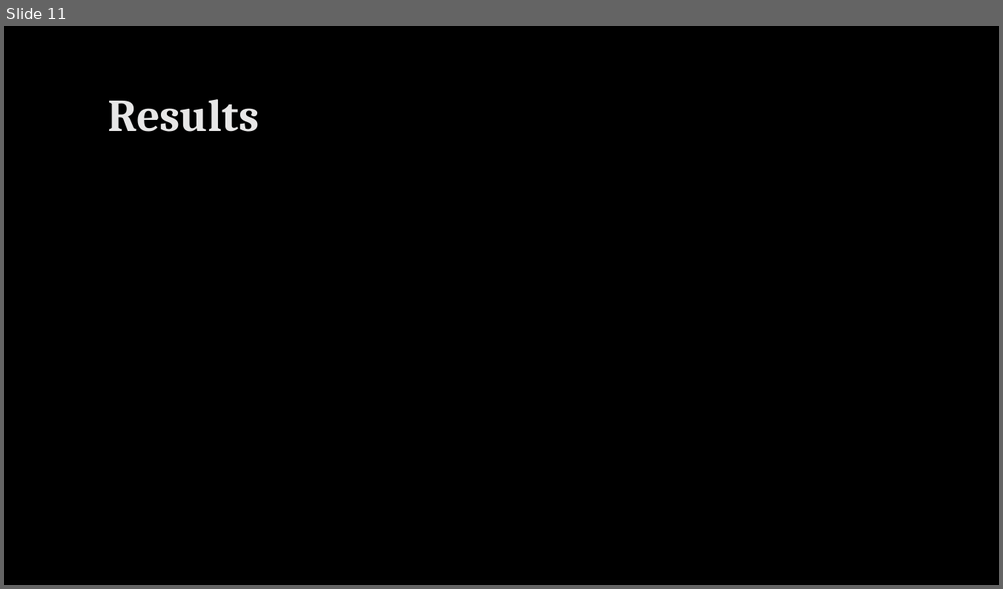
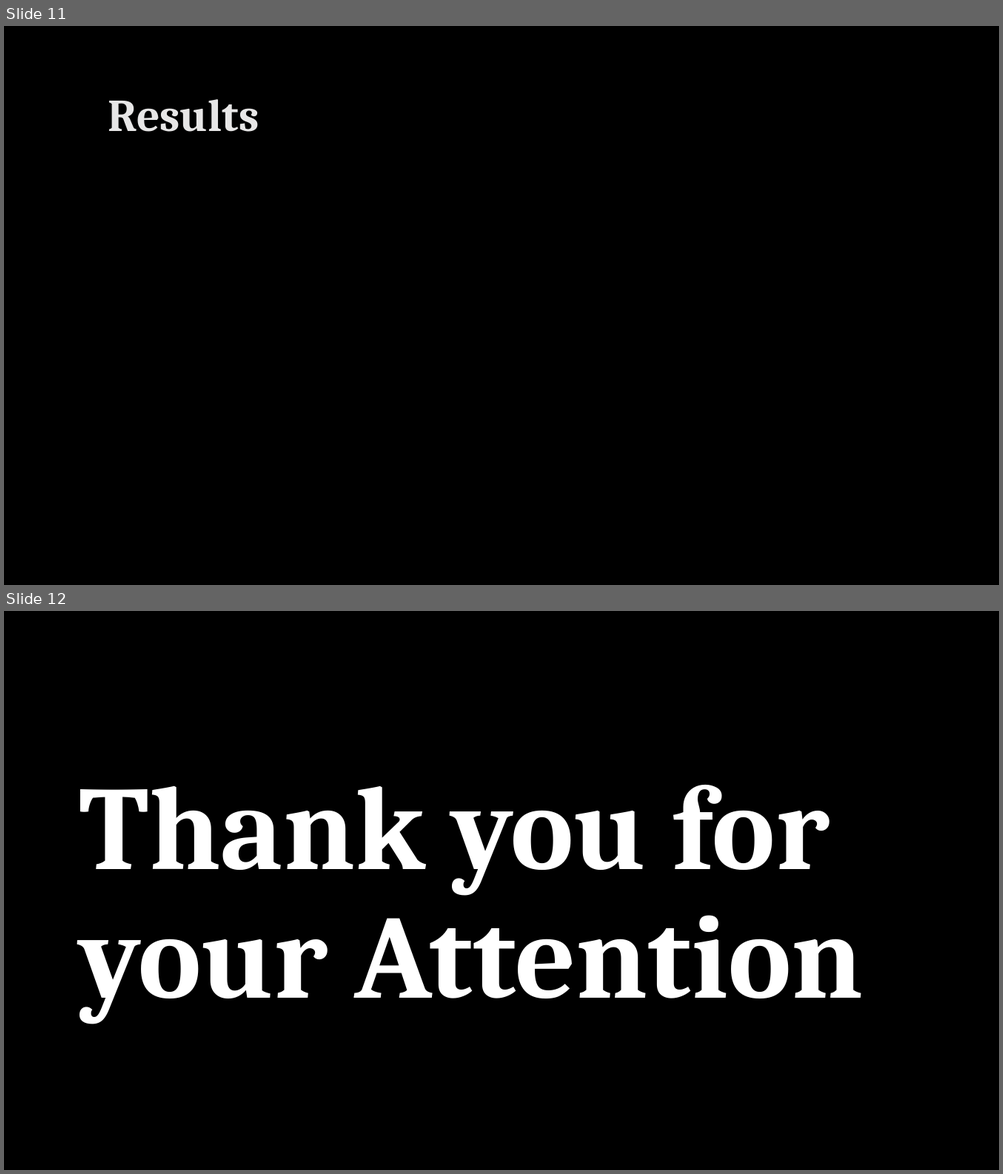
Before and after one commit to sant0s12/traffic-simulation, a slide deck: presentation/TrafficSim.pptx. Shown one above the other, each under a label of ours: slide 11 before the commit, slides 11 and 12 after it. The pictures are 1003x589 and 1003x1174 pixels, drawn with LibreOffice and Linux fonts; fonts in the diff are those of the drawing; background and template pictures are left out. Boxes give left, top, right and bottom in pixels: in the first picture for what was removed or moved away, otherwise in the second. Text is boxed around its words. In the diff, an @@ line names an element or a change of style, - is before the commit and + after.

```diff
--- a/presentation/TrafficSim.pptx
+++ b/presentation/TrafficSim.pptx
@@ slide 12 added at <box>4,611,999,1170</box>, background picture (left out) @@
@@ title added at <box>79,785,863,1023</box>, 115 pt, text none, bold @@
+Thank you for your Attention
```
Also in this commit, not shown: 3 slides changed, 1 other slide added.
